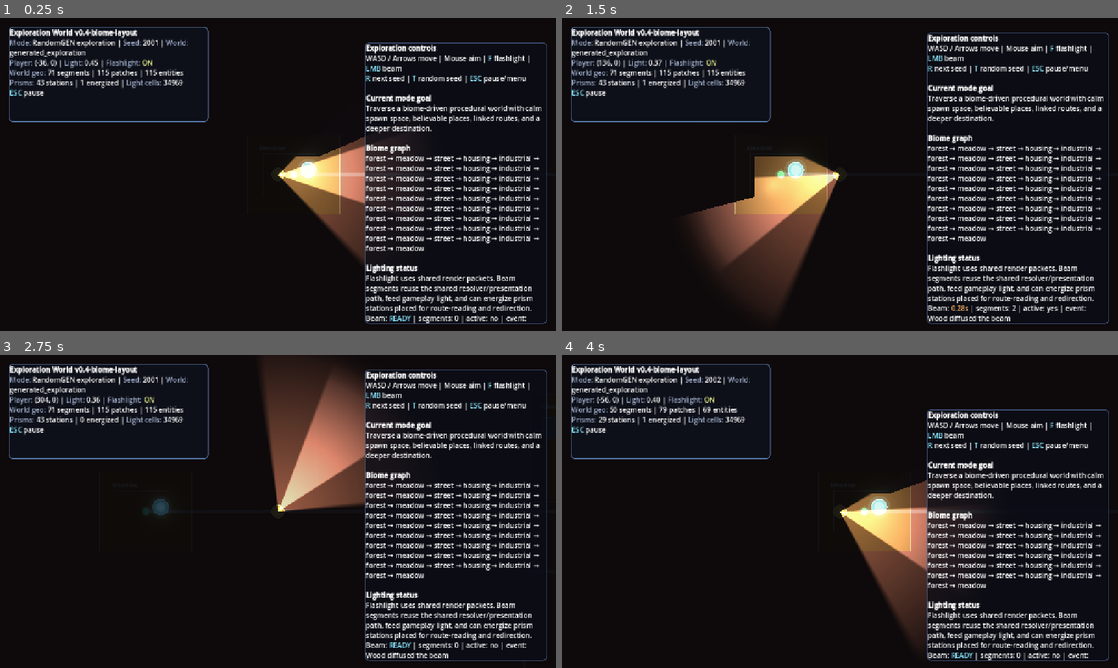
Above: before the commit, frames 1-4 (two rows, left to right).
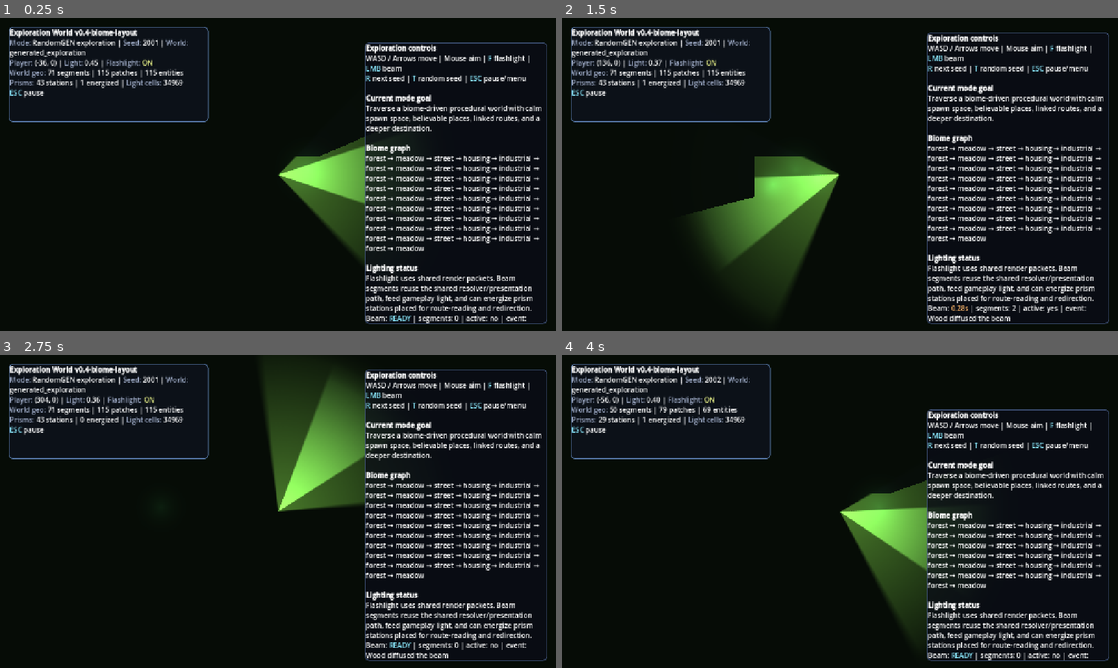
Above: after the commit, the same moments.

Repository: Nopppa/lantern-engine
Game: Godot game, scene res://scenes/exploration_scene.tscn
Same seed, same stepped clock (60 frames per second), same inputs: the game is played once before the commit and once after it. This scene is started directly instead of the project's main scene.
Inputs (mouse positions are in pixels of both pictures, inside the frame that each line leads up to):
- Up to frame 1 (0.25 s): no input
- Up to frame 2 (1.5 s): tap Enter (ui_accept) at 0.5, 0.77 s; move the mouse to (962, 158) at 0.52 s; hold D (move_right) 0.53-1.25 s; click (962, 158) at 0.6 s; drag from (728, 190) to (812, 237) at 1.27 s
- Up to frame 3 (2.75 s): tap Enter (ui_accept) at 2 s; move the mouse to (333, 442) at 2.02 s; hold D (move_right) from 2.03 s (still down); tap E (interact) at 2.1 s
- Up to frame 4 (4 s): release D (move_right) at 2.75 s; drag from (812, 574) to (673, 464) at 2.77 s; tap R (restart_run) at 3.5 s; move the mouse to (1006, 558) at 3.52 s; hold A (move_left) from 3.53 s (still down); tap Q (quick_refill) at 3.6 s; tap Enter (ui_accept) at 3.77 s

The runs differ from the first frame. In frame 1, 3.5% of the frame differs, in the area x 49-71%, y 38-78%; in frame 2, 6.9%; in frame 3, 7.6%, in the area x 26-66%, y 4-52%; in frame 4, 4.7%.
Error in both runs: Invalid type in function 'damage_enemies_along_segment' in base 'GDScript'. The Object-derived class of argument 1 (RefCounted (ExplorationLightRuntime)) is no…

Commit message:
feat(phase-1e): exploration scene scaffold — World hierarchy + meadow_ground terrain
Phase 1E deliverables per docs/scene-first-migration-plan.md:

scenes/exploration_scene.tscn — rebuilt with proper world composition:
  World (Node2D)
    TerrainLayer  → MeadowGround instance (meadow_ground.tscn)
    VegetationLayer (runtime-populated)
    StructureLayer  (runtime-populated)
    ProceduralEntities (runtime-populated from layout)
    PrismStations (runtime-populated from layout)
  Player — instance of player.tscn
  Enemies (Node2D)
  LightRuntime (Node2D)
  (UI remains dynamically created by ExplorationOverlayUi)

scenes/world/exploration/terrain/meadow_ground.tscn — first real terrain scene:
  MeadowGround (Node2D + meadow_ground.gd)
    TerrainPolygon (Polygon2D, grass green #354E29, covers full arena)
  zone_tag='meadow', zone_rect exported for world-builder resizing

scripts/world/exploration/meadow_ground.gd:
  zone_rect and zone_tag exports; apply_rect() for runtime resize;
  _sync_polygon() keeps Polygon2D vertices in sync with zone_rect

scripts/exploration_scene.gd:
  _setup_scene(): prefers get_node_or_null('Player') over dynamic instantiation;
  stores _proc_entities_node / _prism_stations_node from scene tree for
  future runtime entity placement
  _draw(): skips dark arena fill when TerrainLayer has scene-based children;
  terrain Polygon2D provides ground color instead

Natural world direction: meadow = open grass base, no corridor geometry.
Godot headless --quit exits 0.

Diff:
--- a/scenes/exploration_scene.tscn
+++ b/scenes/exploration_scene.tscn
@@ -1,7 +1,29 @@
-[gd_scene load_steps=2 format=3 uid="uid://exploration_scene_v1"]
+[gd_scene load_steps=4 format=3 uid="uid://exploration_scene_v1"]
 
 [ext_resource type="Script" path="res://scripts/exploration_scene.gd" id="1"]
+[ext_resource type="PackedScene" path="res://scenes/player/player.tscn" id="2"]
+[ext_resource type="PackedScene" path="res://scenes/world/exploration/terrain/meadow_ground.tscn" id="3"]
 
 [node name="ExplorationScene" type="Node2D"]
 script = ExtResource("1")
 world_seed = 2001
+
+[node name="World" type="Node2D" parent="."]
+
+[node name="TerrainLayer" type="Node2D" parent="World"]
+
+[node name="MeadowGround" parent="World/TerrainLayer" instance=ExtResource("3")]
+
+[node name="VegetationLayer" type="Node2D" parent="World"]
+
+[node name="StructureLayer" type="Node2D" parent="World"]
+
+[node name="ProceduralEntities" type="Node2D" parent="World"]
+
+[node name="PrismStations" type="Node2D" parent="World"]
+
+[node name="Player" parent="." instance=ExtResource("2")]
+
+[node name="Enemies" type="Node2D" parent="."]
+
+[node name="LightRuntime" type="Node2D" parent="."]
--- /dev/null
+++ b/scenes/world/exploration/terrain/meadow_ground.tscn
@@ -0,0 +1,12 @@
+[gd_scene load_steps=2 format=3 uid="uid://meadow_ground_v1"]
+
+[ext_resource type="Script" path="res://scripts/world/exploration/meadow_ground.gd" id="1"]
+
+[node name="MeadowGround" type="Node2D"]
+script = ExtResource("1")
+zone_rect = Rect2(-3000, -3000, 6000, 6000)
+zone_tag = "meadow"
+
+[node name="TerrainPolygon" type="Polygon2D" parent="."]
+color = Color(0.208, 0.373, 0.161, 1.0)
+polygon = PackedVector2Array(-3000, -3000, 3000, -3000, 3000, 3000, -3000, 3000)
--- a/scripts/exploration_scene.gd
+++ b/scripts/exploration_scene.gd
@@ -50,6 +50,10 @@
 var _player_controller: ExplorationPlayerController = null
 var _pause_open := false
 
+## Scene-hierarchy containers – populated in _setup_scene() from pre-placed nodes.
+var _proc_entities_node: Node2D = null
+var _prism_stations_node: Node2D = null
+
 # Material color palette for visualization
 const MATERIAL_COLORS := {
 	"brick": Color(0.52, 0.32, 0.28, 0.85),
@@ -142,10 +146,19 @@
 # --- Scene setup ---
 
 func _setup_scene() -> void:
+	# Prefer pre-placed scene-tree nodes over dynamic construction.
+	# This makes the scene work correctly whether opened standalone in the editor
+	# or instantiated programmatically without a pre-built .tscn hierarchy.
+	if _player_node == null:
+		_player_node = get_node_or_null("Player") as Node2D
 	if _player_node == null:
 		_player_node = PlayerScene.instantiate()
 		_player_node.name = "Player"
 		add_child(_player_node)
+
+	# Store world-layer containers for runtime entity placement.
+	_proc_entities_node = get_node_or_null("World/ProceduralEntities") as Node2D
+	_prism_stations_node = get_node_or_null("World/PrismStations") as Node2D
 
 	_player_node.position = _player_pos
 
@@ -338,7 +351,11 @@
 	var viewport_rect := get_viewport_rect()
 	draw_rect(viewport_rect, Color(0.01, 0.015, 0.03, 1.0), true)
 	draw_rect(ARENA_RECT.grow(28.0), Color(0.02, 0.04, 0.07, 0.88), true)
-	draw_rect(ARENA_RECT, Color("111827"), true)
+	# Skip the arena fill when TerrainLayer has scene-based terrain content;
+	# the terrain Polygon2D provides the ground color instead.
+	var terrain_layer := get_node_or_null("World/TerrainLayer")
+	if terrain_layer == null or terrain_layer.get_child_count() == 0:
+		draw_rect(ARENA_RECT, Color("111827"), true)
 
 	# Grid overlay
 	for x in range(int(ARENA_RECT.position.x) + 64, int(ARENA_RECT.end.x), 128):
--- /dev/null
+++ b/scripts/world/exploration/meadow_ground.gd
@@ -0,0 +1,39 @@
+## MeadowGround – open grass/field ground terrain scene component.
+##
+## Represents the base terrain layer for a meadow biome zone.
+## Exports zone geometry so the world builder can resize or reposition
+## individual instances without touching the scene structure.
+##
+## Rendering: a Polygon2D child provides the visual fill.
+## Occlusion: meadow ground does not occlude light — no occluder segments.
+## Zone tag: "meadow" — used by the world builder for zone-aware content placement.
+extends Node2D
+class_name MeadowGround
+
+## World-space rect covered by this ground patch.
+## Set by the world builder after instantiation to match the generated layout.
+@export var zone_rect: Rect2 = Rect2(Vector2(-3000.0, -3000.0), Vector2(6000.0, 6000.0))
+
+## Zone identity tag — consumed by layout and entity-placement systems.
+@export var zone_tag: String = "meadow"
+
+@onready var _polygon: Polygon2D = $TerrainPolygon
+
+func _ready() -> void:
+	_sync_polygon()
+
+## Resize the ground patch to match a new rect (called by world builder).
+func apply_rect(rect: Rect2) -> void:
+	zone_rect = rect
+	_sync_polygon()
+
+func _sync_polygon() -> void:
+	if _polygon == null:
+		return
+	var r := zone_rect
+	_polygon.polygon = PackedVector2Array([
+		r.position,
+		Vector2(r.end.x, r.position.y),
+		r.end,
+		Vector2(r.position.x, r.end.y)
+	])
